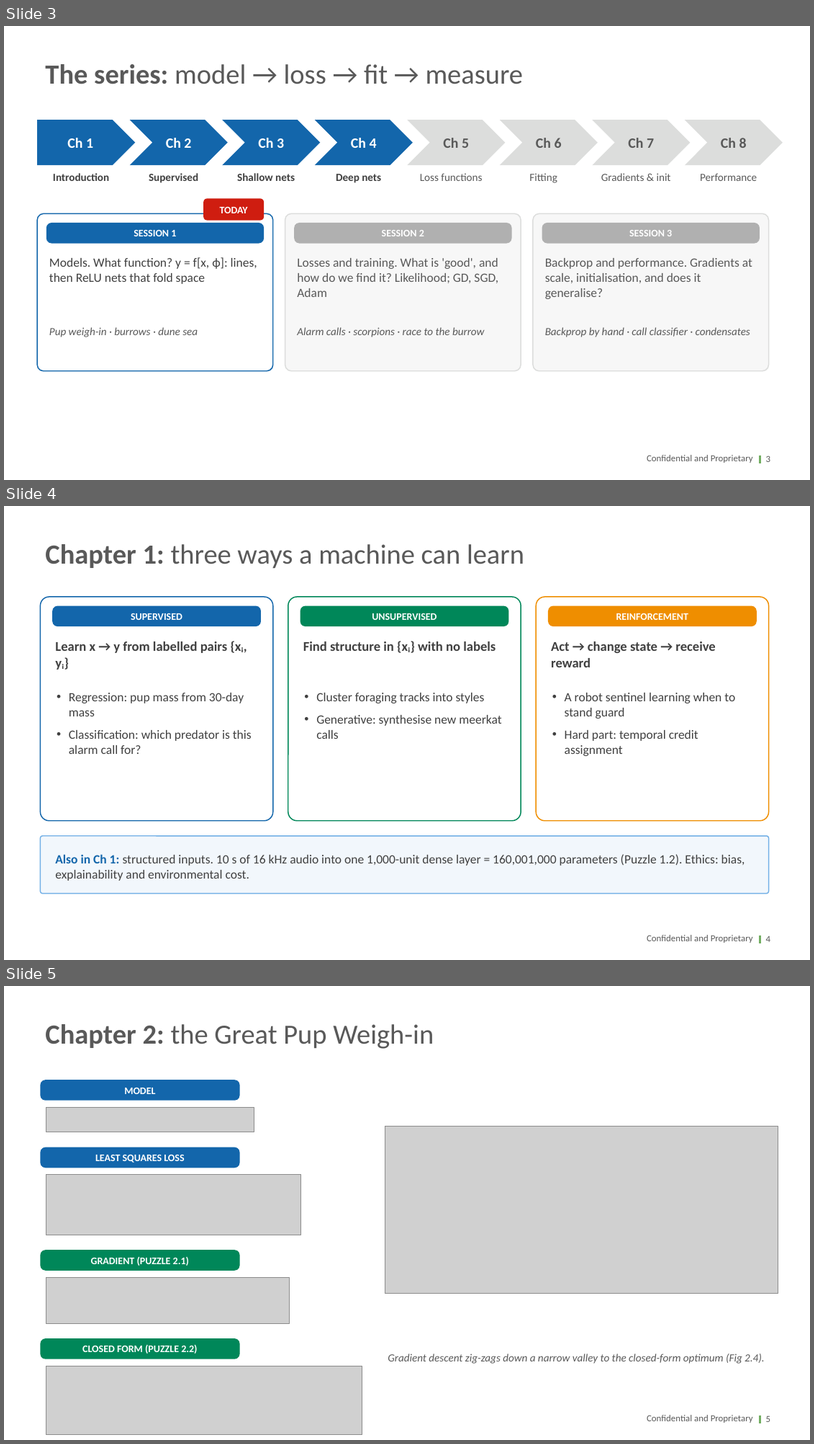
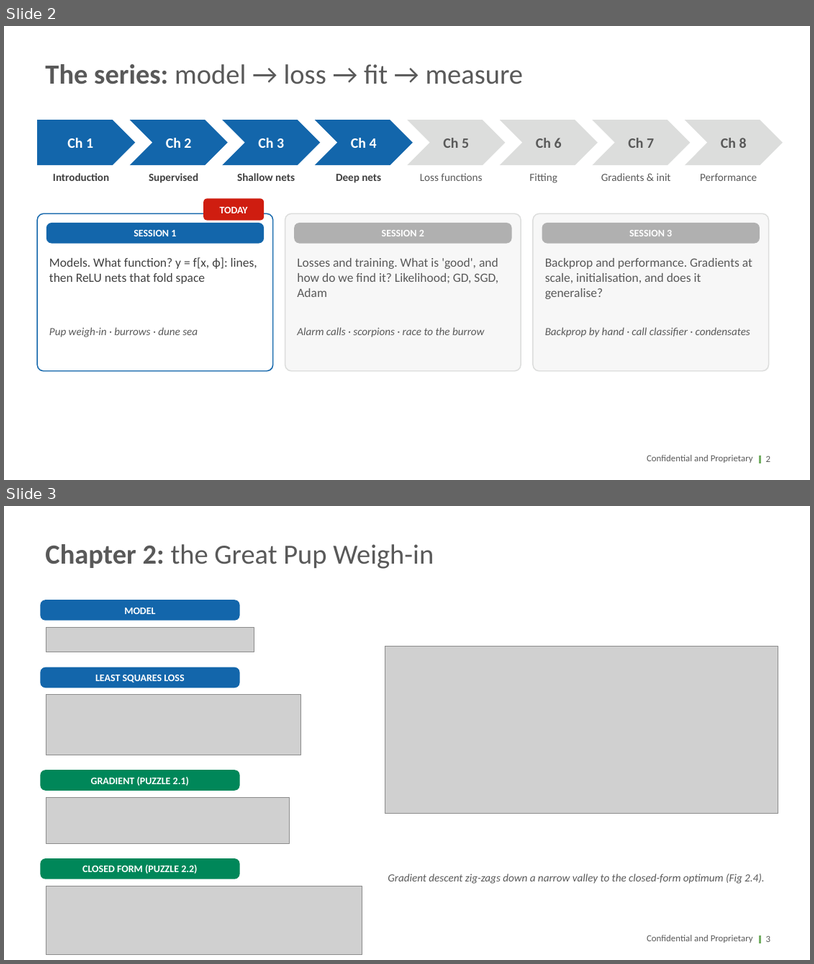
Before and after one commit to transitionbio/udl-ch1-8-tutorial, a slide deck: slides/TBio_UDL_S1_Models_Ch1-4.pptx. Shown one above the other, each under a label of ours: slides 3, 4 and 5 before the commit, slides 2 and 3 after it. The pictures are 814x1444 and 814x964 pixels, drawn with LibreOffice and Linux fonts; fonts in the diff are those of the drawing; grey boxes stand for pictures; background and template pictures are left out. Boxes give left, top, right and bottom in pixels: in the first picture for what was removed or moved away, otherwise in the second. Text is boxed around its words. In the diff, an @@ line names an element or a change of style, - is before the commit and + after.

```diff
--- a/slides/TBio_UDL_S1_Models_Ch1-4.pptx
+++ b/slides/TBio_UDL_S1_Models_Ch1-4.pptx
@@ slide 4 removed at (x1=4, y1=506, x2=810, y2=960), background #FFFFFF; not listed: 3 template elements that a slide beside it also shows @@
@@ title removed at (x1=45, y1=544, x2=525, y2=568) @@
-Chapter 1: three ways a machine can learn
@@ rounded rectangle removed at (x1=40, y1=597, x2=273, y2=821) @@
@@ rounded rectangle removed at (x1=52, y1=606, x2=261, y2=626) @@
-SUPERVISED
@@ rounded rectangle removed at (x1=288, y1=597, x2=521, y2=821) @@
@@ rounded rectangle removed at (x1=301, y1=606, x2=509, y2=626) @@
-UNSUPERVISED
@@ rounded rectangle removed at (x1=536, y1=597, x2=769, y2=821) @@
@@ rounded rectangle removed at (x1=548, y1=606, x2=757, y2=626) @@
-REINFORCEMENT
@@ text removed at (x1=55, y1=641, x2=247, y2=669) @@
-Learn x → y from labelled pairs {xᵢ, yᵢ}
@@ text removed at (x1=304, y1=641, x2=496, y2=653) @@
-Find structure in {xᵢ} with no labels
@@ text removed at (x1=551, y1=641, x2=715, y2=667) @@
-Act → change state → receive reward
@@ text removed at (x1=69, y1=692, x2=252, y2=754) @@
-• Regression: pup mass from 30-day mass
-• Classification: which predator is this alarm call for?
@@ text removed at (x1=316, y1=692, x2=502, y2=739) @@
-• Cluster foraging tracks into styles
-• Generative: synthesise new meerkat calls
@@ text removed at (x1=565, y1=692, x2=736, y2=756) @@
-• A robot sentinel learning when to stand guard
-• Hard part: temporal credit assignment
@@ rounded rectangle removed at (x1=40, y1=836, x2=769, y2=893) @@
@@ text removed at (x1=55, y1=854, x2=746, y2=880) @@
-Also in Ch 1: structured inputs. 10 s of 16 kHz audio into one 1,000-unit dense layer = 160,001,000 parameters (Puzzle 1.2). Ethics: bias, explainability and environmental cost.
@@ page number removed at (x1=766, y1=936, x2=771, y2=942) @@
-4
@@ what was slide 3 is now slide 2 @@
@@ what was slide 5 is now slide 3 @@
```
Also in this commit, not shown: 1 slide changed, 4 other slides removed, 9 other files.
